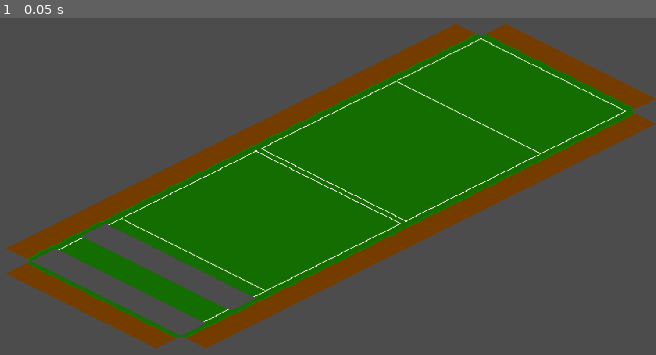
Above: before the commit, frame 1.
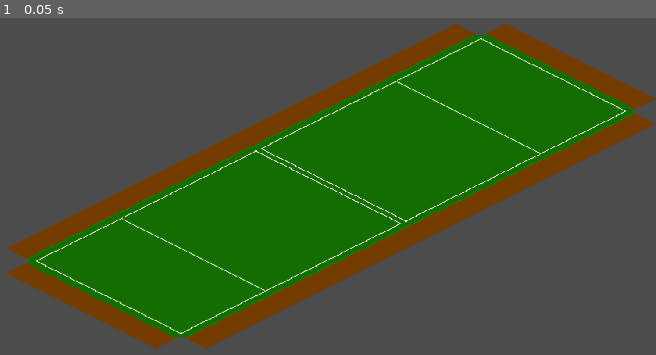
Above: after the commit, the same moment.

Repository: flarkminator/HF_01
Game: Godot game, scene res://Scenes/TestMap.tscn
Two runs of this game, one before a commit and one after it. Both use one fixed random seed, a clock stepped at 60 frames per second and the inputs below.
Inputs:
- Up to frame 1 (0.05 s): no input

The runs differ from the first frame. In frame 1, 3.4% of the frame differs, in the area x 4-39%, y 61-95%.

Commit message:
ball is  now moving up and down using hte page up and page down buttons.

Diff:
--- a/Scenes/TennisBall.tscn
+++ b/Scenes/TennisBall.tscn
@@ -27,4 +27,5 @@
 
 [node name="Ball_Regular" type="AnimatedSprite" parent="."]
 position = Vector2( 0, -3 )
+scale = Vector2( 0.75, 0.75 )
 frames = SubResource( 1 )
--- a/Scenes/TestMap.tscn
+++ b/Scenes/TestMap.tscn
@@ -13,7 +13,7 @@
 tile_set = ExtResource( 3 )
 cell_size = Vector2( 64, 32 )
 format = 1
-tile_data = PoolIntArray( -655344, 13, 0, -655343, 13, 0, -6 …(1761 unchanged characters)… 11, 0, 327702, 7, 0, 393231, 1, 0, 393238, 7, 0, 458767, 1, 0, 458768, 5, 0, 458769, 0, 0, 458770, 0, 0, 458771, 0, 0, 458772, 0, 0, 458773, 8, 0, 458774, 7, 0, 524303, 1, 0, 524310, 7, 0, 589840, 12, 0, 589841 …(69 unchanged characters)…
+tile_data = PoolIntArray( -655344, 13, 0, -655343, 13, 0, -6 …(1761 unchanged characters)… 11, 0, 327702, 7, 0, 393231, 1, 0, 393232, 5, 0, 393233, 0, 0, 393234, 0, 0, 393235, 0, 0, 393236, 0, 0, 393237, 8, 0, 393238, 7, 0, 458767, 1, 0, 458768, 5, 0, 458769, 0, 0, 458770, 0, 0, 458771, 0, 0, 458772, 0, 0, 458773, 8, 0, 458774, 7, 0, 524303, 1, 0, 524304, 14, 0, 524305, 9, 0, 524306, 9, 0, 524307, 9, 0, 524308, 9, 0, 524309, 17, 0, 524310, 7, 0, 589840, 12, 0, 589841 …(69 unchanged characters)…
 
 [node name="Camera2D" type="Camera2D" parent="."]
 position = Vector2( 512, 300 )
--- a/Scripts/Global.gd
+++ b/Scripts/Global.gd
@@ -9,6 +9,8 @@
 var Gravity = -9.8 # m/s^2
 var AirDensity = 1.21 # kg/m^3
 
+func MeterToPixel1(Meters) -> float:
+	return Meters * PixelsPerMeter
 
 func MeterToPixel(Meters : Vector3) -> Vector3:
 	var newX = (Meters.x * PixelsPerMeter) * meter2pixel_scalar
@@ -18,8 +20,8 @@
 	var newZ = (Meters.z * PixelsPerMeter)
 	return Vector3(newX, newY, newZ)
 
-func PixelToMeter(Pixels: Vector3) -> Vector3:
-	return Vector3(0, 0, 0)
+func PixelToMeter1(Pixels) -> float:
+	return (Pixels / PixelsPerMeter)
 
 # Formula for the Magnus Force is Fm = CoefficientForLift / 2 * SurfaceArea * DensityOfMedium * Velocity^2
 # The force is perpindicular to the forward vector; vertical for backspin, downwards for topspin
--- a/Scripts/TennisBall.gd
+++ b/Scripts/TennisBall.gd
@@ -8,7 +8,8 @@
 
 var velocity = Vector2(30,0)
 var velocity3 = Vector3(5,0,5)
-var acceleration = Vector2(0,0)
+var acceleration = Vector3(0,0,0)
+var ball_height_offset = -3
 var ball_height = 0.0
 var time_in_air = 0.0
 var starting_position
@@ -25,8 +26,8 @@
 #	position.y = position.y + position_delta.y * delta
 #	time_in_air += delta
 #	SetBallHeight(position_delta3.z)
-#
-#
+
+
 #func SetBallHeight(ball_height_delta):
 #	ball_height += ball_height_delta
 #	$Ball_Regular.position.y = -ball_height
@@ -38,12 +39,31 @@
 #		print("change in meters: (", change_in_meters.x, ",", change_in_meters.y, ")")
 #		queue_free()
 
+# Sets the height of the ball above it's shadow, also controls the "size" of the ball as it goes up and down.
+# The ball never actually leaves the ground, however. It's faked.
+func set_ball_height(ball_height_delta):
+	ball_height += ball_height_delta
+	if ball_height < 0:
+		ball_height = 0
+
+	$Ball_Regular.position.y = - Global.MeterToPixel1(ball_height) + ball_height_offset
+	if ball_height > 3:
+		$Ball_Regular.frame = 3
+		print("I am getting here")
+	elif ball_height > 2:
+		$Ball_Regular.frame = 2
+	elif ball_height > 1:
+		$Ball_Regular.frame = 1
+	else:
+		$Ball_Regular.frame = 0
+
+
 # Moves the ball in the world by the number of specified meters. Must be convereted into Pixels.
 func move_ball(meters : Vector3):
 	var meters_in_pixels = Global.MeterToPixel(meters)
 	position.x += meters_in_pixels.x
 	position.y += meters_in_pixels.y
-	position.y -= meters_in_pixels.z
+	set_ball_height(meters.z)
 
 func GetDragCoefficient() -> float:
 	return CalculateDragCoefficientForGivenSpeed(velocity.length())
